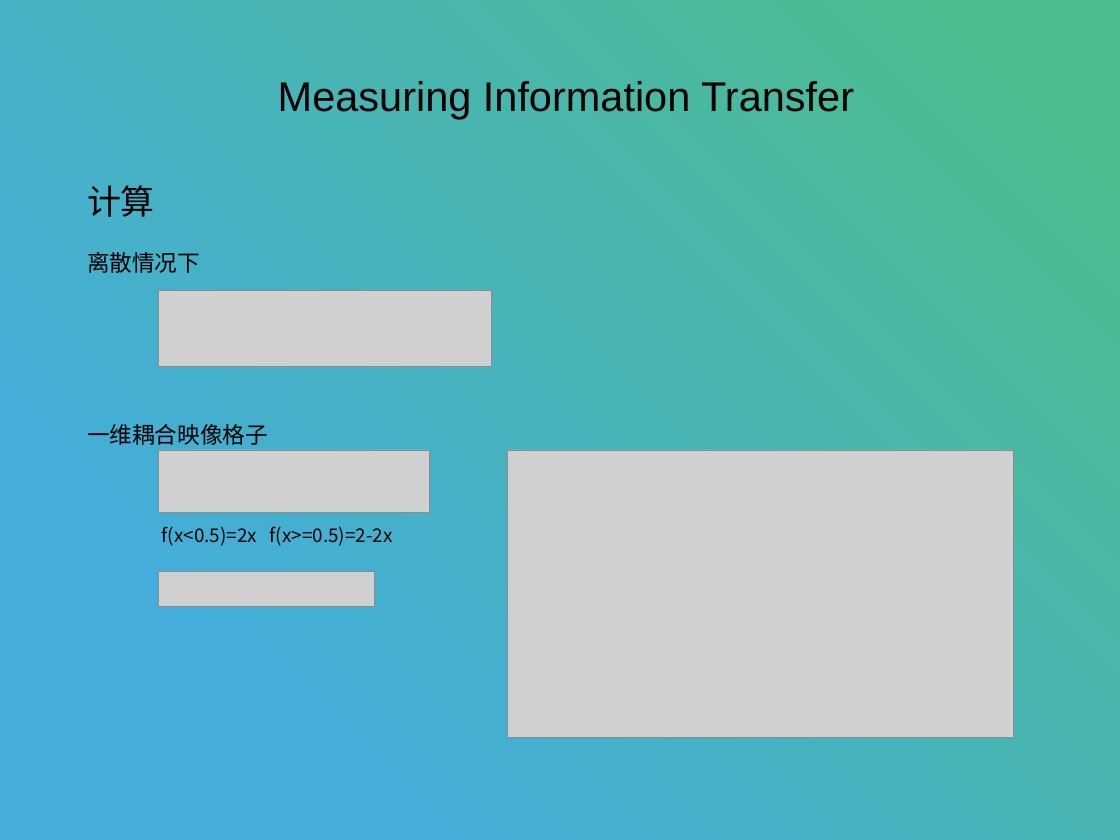
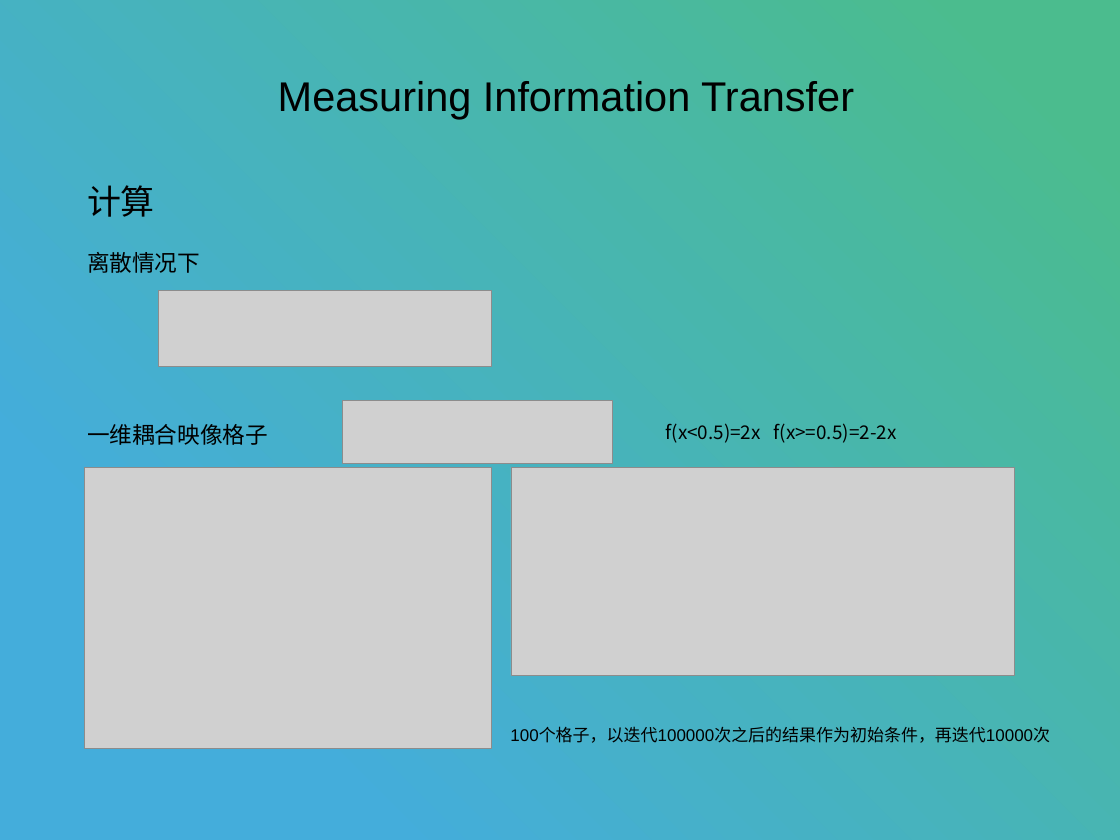
Before and after one commit to stan12138/daily, a slide deck: slide 8 of 转移熵.pptx (slide 7 before the commit). Drawn at 1120x840 pixels with LibreOffice and Linux fonts; fonts in the diff are those of the drawing; grey boxes stand for pictures. Boxes give left, top, right and bottom in pixels: in the first picture for what was removed or moved away, otherwise in the second. Text is boxed around its words. In the diff, an @@ line names an element or a change of style, - is before the commit and + after.

```diff
--- a/转移熵.pptx
+++ b/转移熵.pptx
@@ picture: place and size @@
-picture at [158, 450, 429, 512]
+picture at [342, 401, 613, 463]
@@ text "f(x<0.5)=2x f(x>=0.5)=2-2x": place and size @@
-text "f(x<0.5)=2x f(x>=0.5)=2-2x" at [162, 526, 393, 546]
+text "f(x<0.5)=2x f(x>=0.5)=2-2x" at [666, 423, 897, 443]
@@ picture added at [85, 467, 491, 748] @@
@@ picture: place and size @@
-picture at [507, 450, 1014, 737]
+picture at [511, 467, 1014, 675]
@@ picture removed at [158, 571, 374, 607] @@
@@ text added at [510, 727, 1050, 743], 18 pt, text #000000 @@
+100个格子，以迭代100000次之后的结果作为初始条件，再迭代10000次
```
Also in this commit, not shown: 5 other slides changed, 2 slides added, 11 other files.
